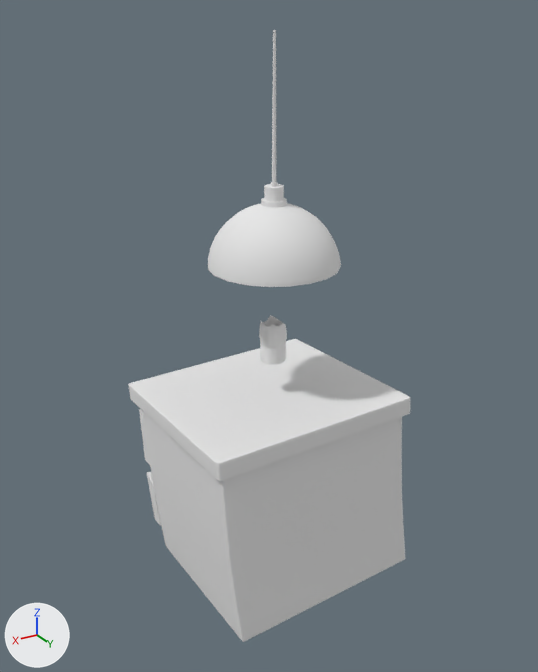
A saved change to the OBJ model assets/Bedroom Assets/Bedside_NightLight_CeilingLight.obj.
Before and after are seen from a camera (50 mm lens) standing at (95.4, 156.4, 150.9) and looking at (0.6, -1.5, 71.9). The lights are fixed; the arrows at lower left show +X, +Y and +Z. Where no turn or scale is listed for an object, it has been applied to the vertices.

The first picture shows 'Bedside_NightLight_CeilingLight'.
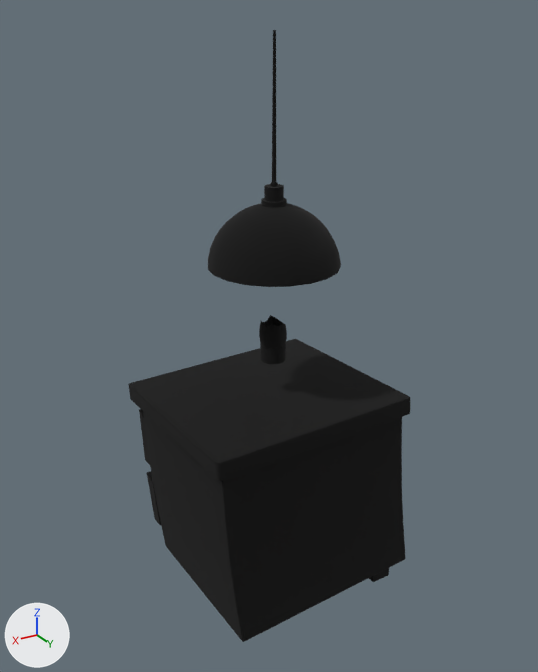
What the commit changed:
Material 'aiStandardSurface1SG' (mat_aistandardsurface1sg) changes colour from white #e7e7e7 to black #000000; in linear values from (0.8, 0.8, 0.8) to (0.0, 0.0, 0.0).

Where the change shows, as pixel boxes (x1, y1, x2, y2) in the pictures (538 x 672 px):
'Bedside_NightLight_CeilingLight', recoloured (white to black)
    both: (128, 30, 410, 642)
